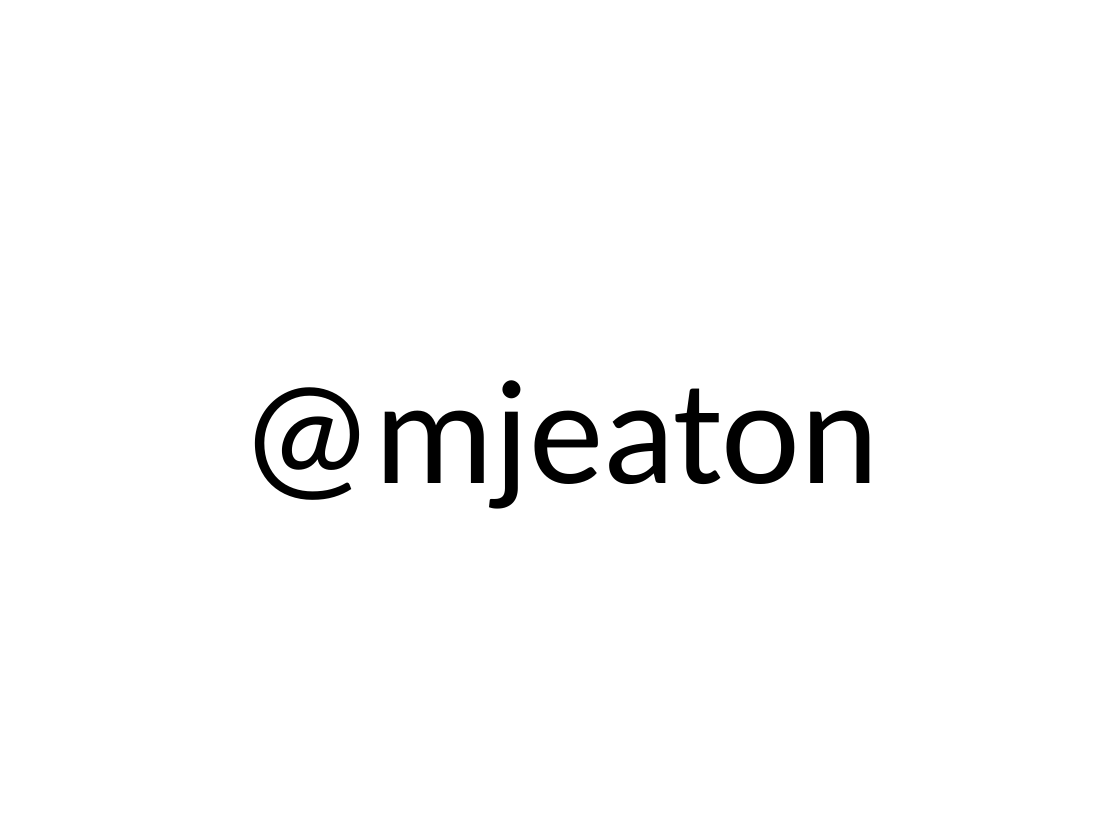
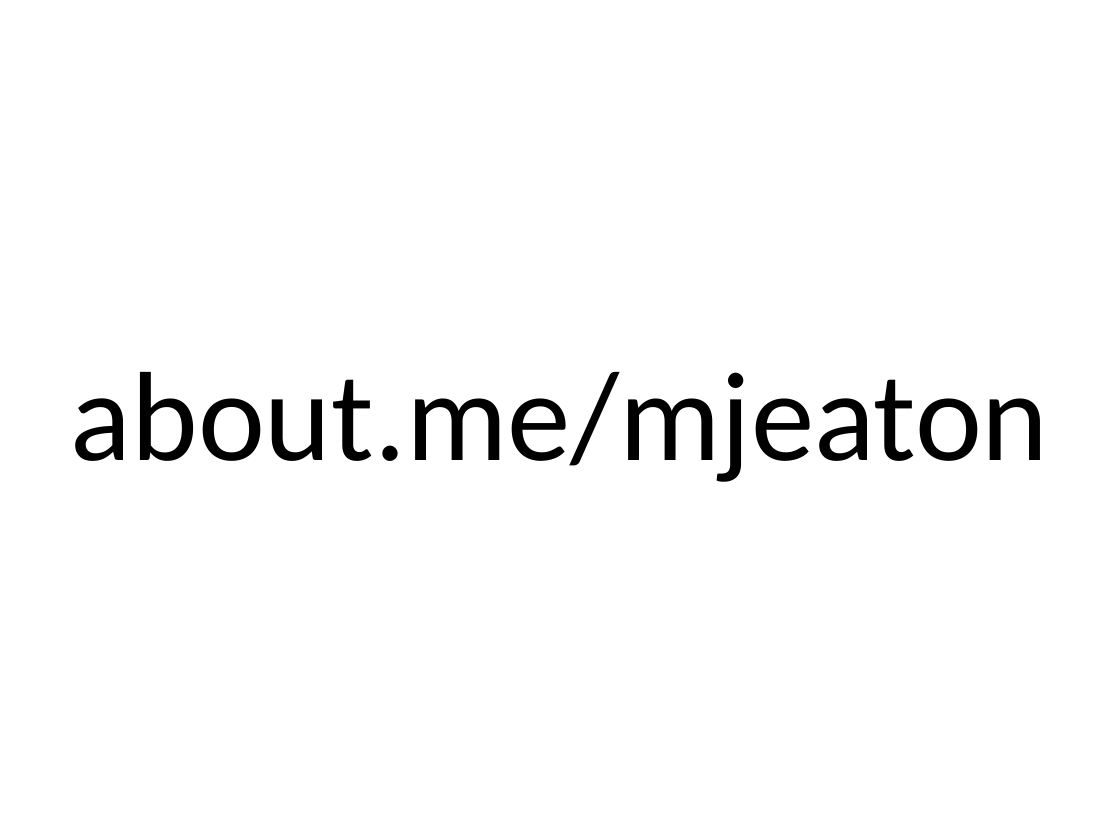
Before and after one commit to mjeaton/presentations, a slide deck: slide 3 of 2014/STLDODN/XAML_Intro/WPFIntro.pptx. Drawn at 1120x840 pixels with LibreOffice and Linux fonts; fonts in the diff are those of the drawing. Boxes give left, top, right and bottom in pixels: in the first picture for what was removed or moved away, otherwise in the second. Text is boxed around its words. In the diff, an @@ line names an element or a change of style, - is before the commit and + after.

```diff
--- a/2014/STLDODN/XAML_Intro/WPFIntro.pptx
+++ b/2014/STLDODN/XAML_Intro/WPFIntro.pptx
@@ text at (71,372,1049,482): text changed; size 96 to 81.6 pt @@
-@mjeaton
+about.me/mjeaton
```
Also in this commit, not shown: 5 slides removed, 1 other file.
